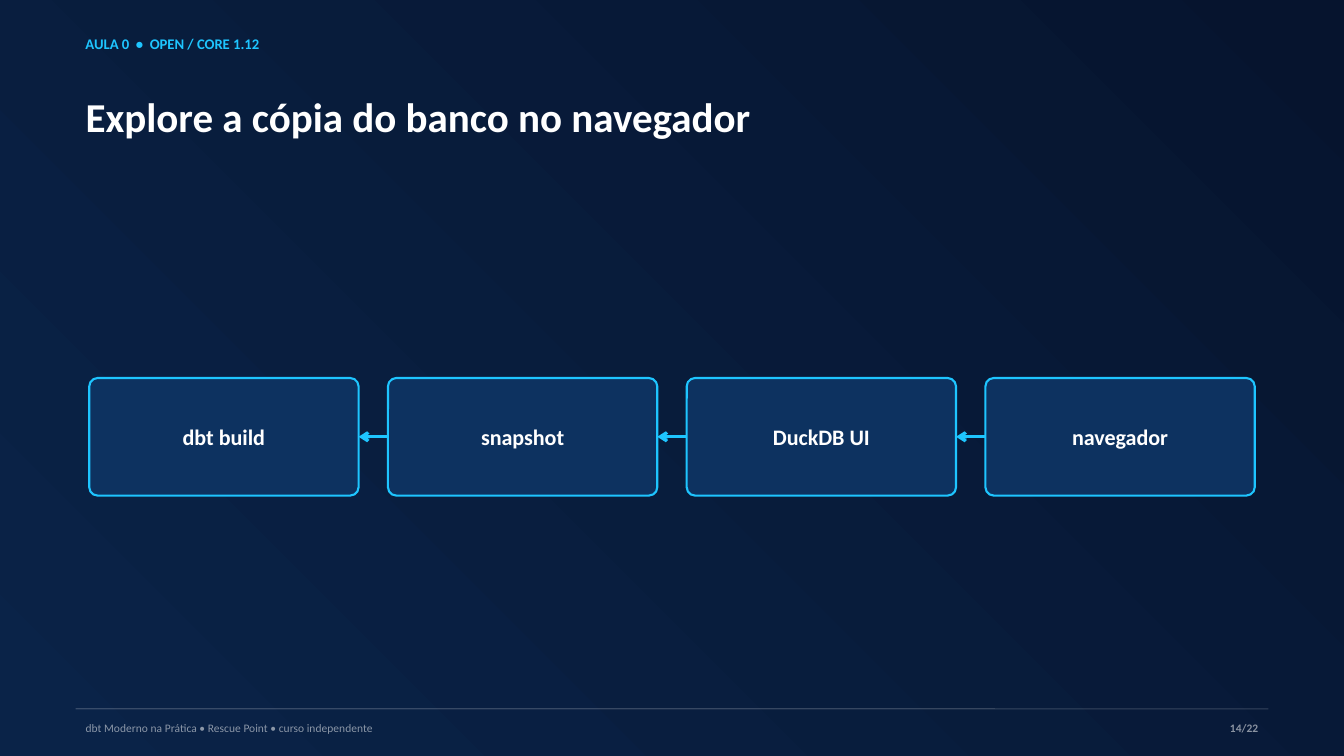
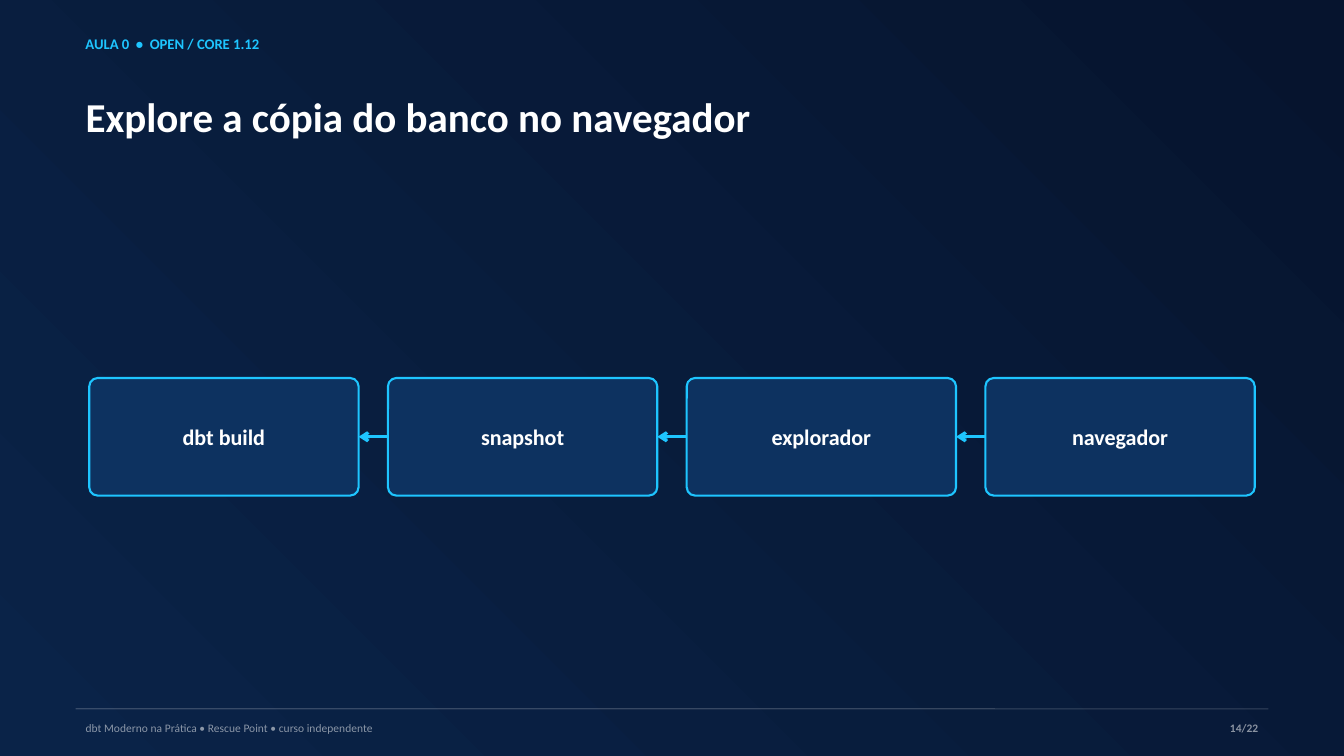
Before and after one commit to AnselmoBorges/dbt-moderno-na-pratica, a slide deck: slide 14 of assets/decks/aula-00-ambiente.pptx. Drawn at 1344x756 pixels with LibreOffice and Linux fonts; fonts in the diff are those of the drawing. Boxes give left, top, right and bottom in pixels: in the first picture for what was removed or moved away, otherwise in the second. Text is boxed around its words. In the diff, an @@ line names an element or a change of style, - is before the commit and + after.

Commit message:
fix: substitui DuckDB UI no Codespaces

```diff
--- a/assets/decks/aula-00-ambiente.pptx
+++ b/assets/decks/aula-00-ambiente.pptx
@@ text in rounded rectangle at (772, 429, 871, 449): text changed @@
-DuckDB UI
+explorador
```
Also in this commit, not shown: 4 other slides changed, 14 other files.
